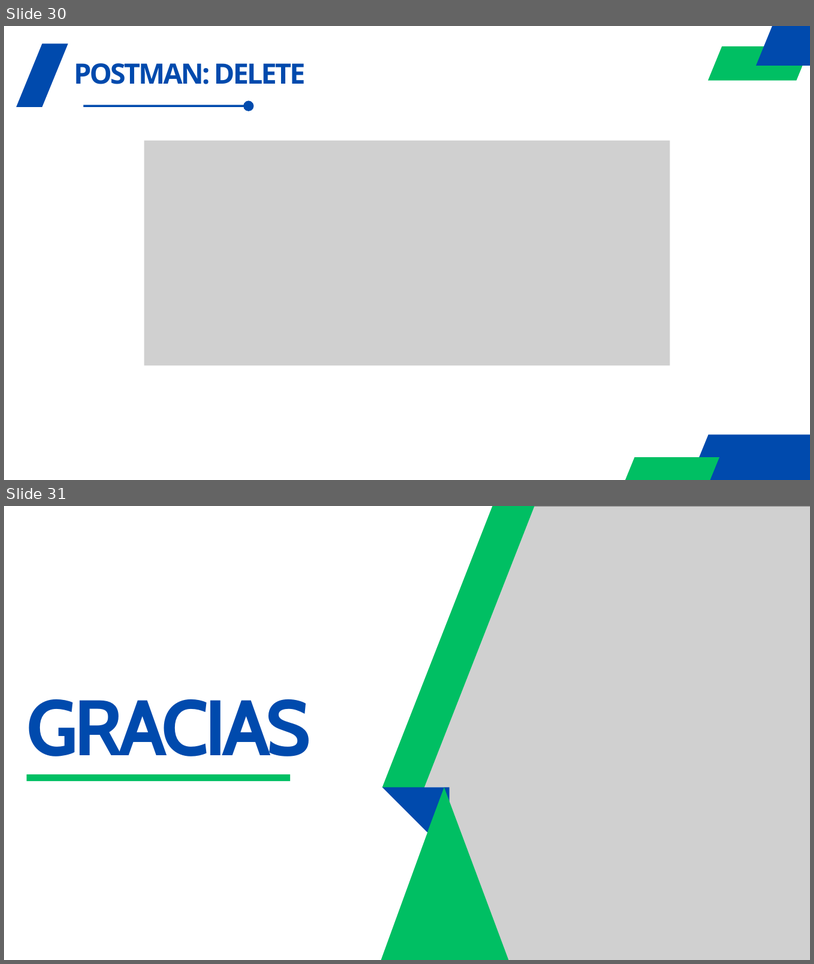
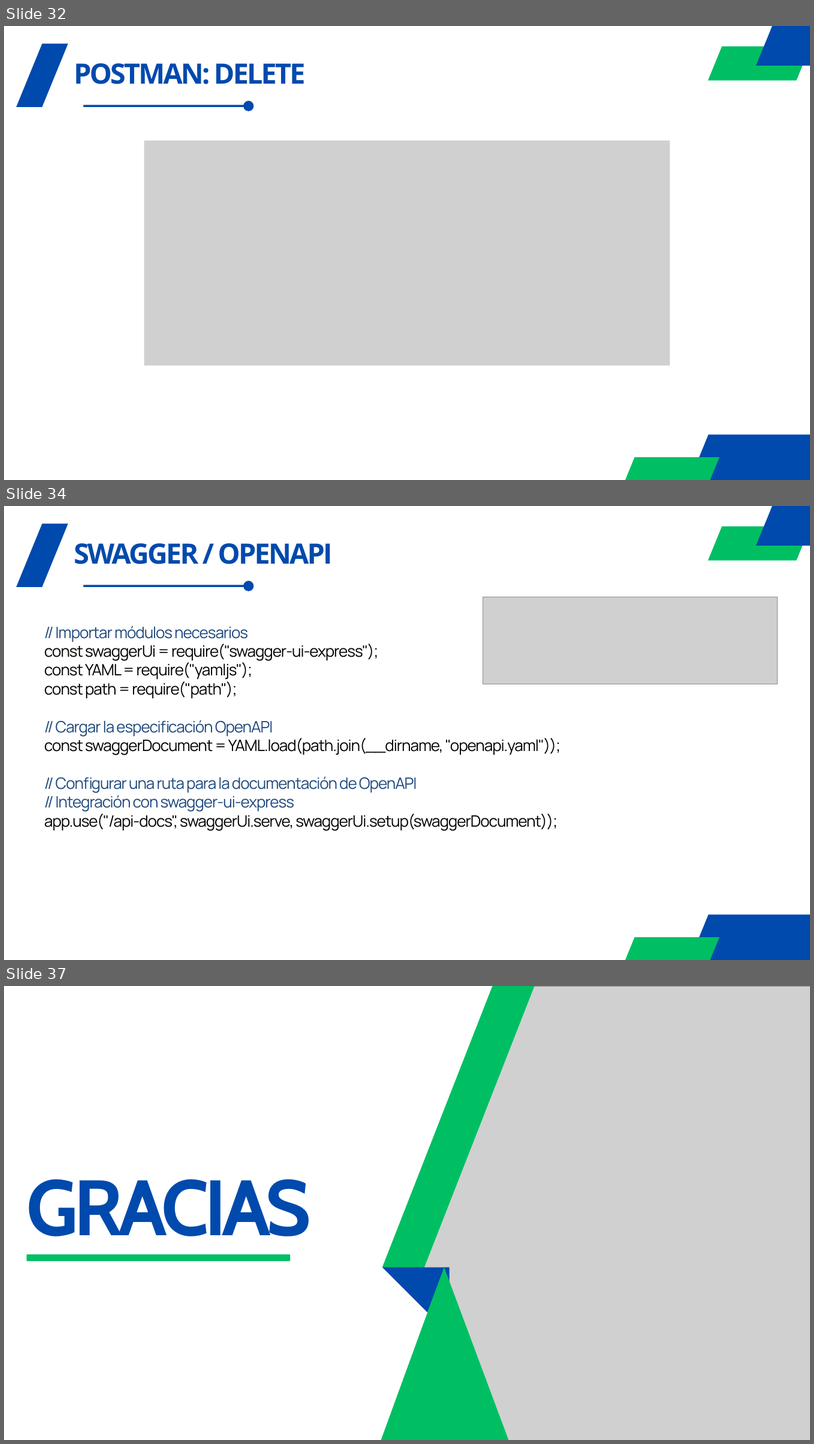
Before and after one commit to agorosti/programacion-servidores-web, a slide deck: Temario/Tema 8/08.- Tema 8 - Fundamentos NodeJS.pptx. Shown one above the other, each under a label of ours: slides 30 and 31 before the commit, slides 32, 34 and 37 after it; the slides between them are not shown. The pictures are 814x964 and 814x1444 pixels, drawn with LibreOffice and Linux fonts; fonts in the diff are those of the drawing; grey boxes stand for pictures. Boxes give left, top, right and bottom in pixels: in the first picture for what was removed or moved away, otherwise in the second. Text is boxed around its words. In the diff, an @@ line names an element or a change of style, - is before the commit and + after.

```diff
--- a/Temario/Tema 8/08.- Tema 8 - Fundamentos NodeJS.pptx
+++ b/Temario/Tema 8/08.- Tema 8 - Fundamentos NodeJS.pptx
@@ slide 34 added at (4, 506, 810, 960), background #FFFFFF @@
@@ freeform shape added at (759, 506, 810, 543), fill #004AAD, outline #004AAD 7.5 pt @@
@@ freeform shape added at (16, 524, 68, 587), fill #004AAD @@
@@ freeform shape added at (711, 529, 807, 558), fill #00BF63, outline #00BF63 7.5 pt @@
@@ text added at (74, 543, 333, 564), 50 pt, text #004AAD, bold @@
+SWAGGER / OPENAPI
@@ arrow added from (83, 586) to (249, 586), #004AAD 3.75 pt @@
@@ picture added at (483, 597, 778, 684) @@
@@ text added at (44, 625, 561, 831), 28 pt, text #000000 @@
+// Importar módulos necesarios
+const swaggerUi = require("swagger-ui-express");
+const YAML = require("yamljs");
+const path = require("path");
+// Cargar la especificación OpenAPI
+const swaggerDocument = YAML.load(path.join(__dirname, "openapi.yaml"));
+// Configurar una ruta para la documentación de OpenAPI
+// Integración con swagger-ui-express
+app.use("/api-docs", swaggerUi.serve, swaggerUi.setup(swaggerDocument));
@@ freeform shape added at (690, 914, 810, 959), fill #004AAD @@
@@ freeform shape added at (626, 937, 720, 960), fill #00BF63 @@
@@ what was slide 30 is now slide 32 @@
@@ what was slide 31 is now slide 37 @@
```
Also in this commit, not shown: 5 slides changed, 6 other slides added, 1 slide removed, 12 other files.
